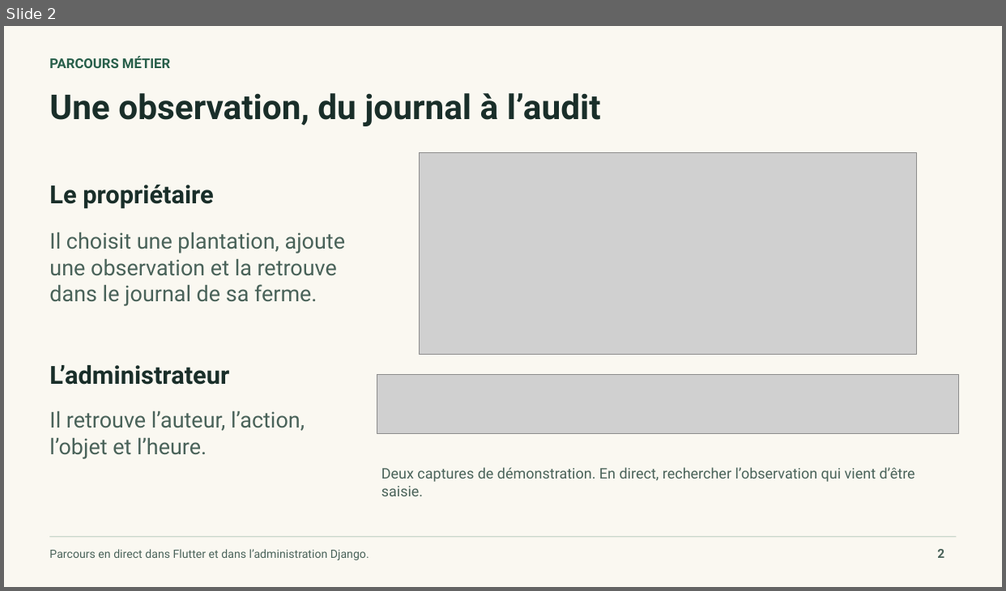
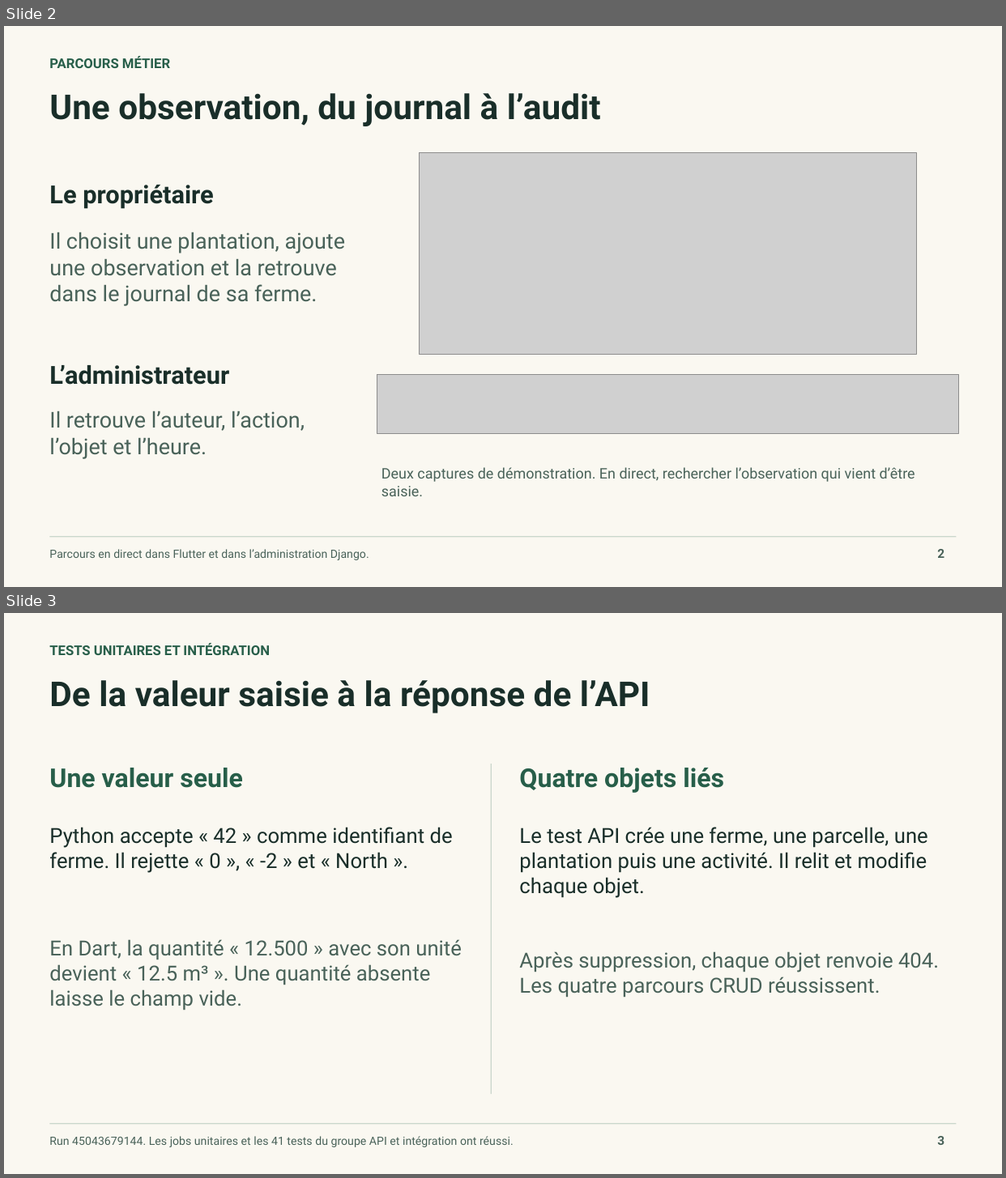
Before and after one commit to WasMas/Farm_App, a slide deck: docs/quality/Fieldbook-Soutenance.pptx. Shown one above the other, each under a label of ours: slide 2 before the commit, slides 2 and 3 after it. The pictures are 1006x591 and 1006x1178 pixels, drawn with LibreOffice and Linux fonts; fonts in the diff are those of the drawing; grey boxes stand for pictures. Boxes give left, top, right and bottom in pixels: in the first picture for what was removed or moved away, otherwise in the second. Text is boxed around its words. In the diff, an @@ line names an element or a change of style, - is before the commit and + after.

Commit message:
Present test examples, recorded Sonar issues and the full pipeline walkthrough

```diff
--- a/docs/quality/Fieldbook-Soutenance.pptx
+++ b/docs/quality/Fieldbook-Soutenance.pptx
@@ slide 3 added at (x1=4, y1=613, x2=1002, y2=1174), background #FAF8F1 @@
@@ text added at (x1=49, y1=643, x2=270, y2=655), 13 pt, text #275E49, bold @@
+TESTS UNITAIRES ET INTÉGRATION
@@ text added at (x1=49, y1=680, x2=650, y2=713), 33 pt, text #192E29, bold @@
+De la valeur saisie à la réponse de lʼAPI
@@ text added at (x1=49, y1=768, x2=243, y2=788), 25 pt, text #275E49, bold @@
+Une valeur seule
@@ rectangle added at (x1=491, y1=764, x2=492, y2=1094), fill #CAD7CC @@
@@ text added at (x1=519, y1=768, x2=724, y2=793), 25 pt, text #275E49, bold @@
+Quatre objets liés
@@ text added at (x1=49, y1=827, x2=453, y2=873), 20 pt, text #192E29 @@
+Python accepte « 42 » comme identifiant de ferme. Il rejette « 0 », « -2 » et « North ».
@@ text added at (x1=519, y1=827, x2=928, y2=898), 20 pt, text #192E29 @@
+Le test API crée une ferme, une parcelle, une plantation puis une activité. Il relit et modifie chaque objet.
@@ text added at (x1=49, y1=939, x2=462, y2=1010), 20 pt, text #496259 @@
+En Dart, la quantité « 12.500 » avec son unité devient « 12.5 m³ ». Une quantité absente laisse le champ vide.
@@ text added at (x1=519, y1=952, x2=939, y2=997), 20 pt, text #496259 @@
+Après suppression, chaque objet renvoie 404. Les quatre parcours CRUD réussissent.
@@ rectangle added at (x1=49, y1=1123, x2=957, y2=1124), fill #CAD7CC @@
@@ text added at (x1=49, y1=1136, x2=513, y2=1148), 11 pt, text #496259 @@
+Run 45043679144. Les jobs unitaires et les 41 tests du groupe API et intégration ont réussi.
@@ text added at (x1=937, y1=1136, x2=944, y2=1145), 12 pt, text #496259, bold @@
+3
```
Also in this commit, not shown: 4 slides changed, 1 other slide added, 1 slide removed, 2 other files.
